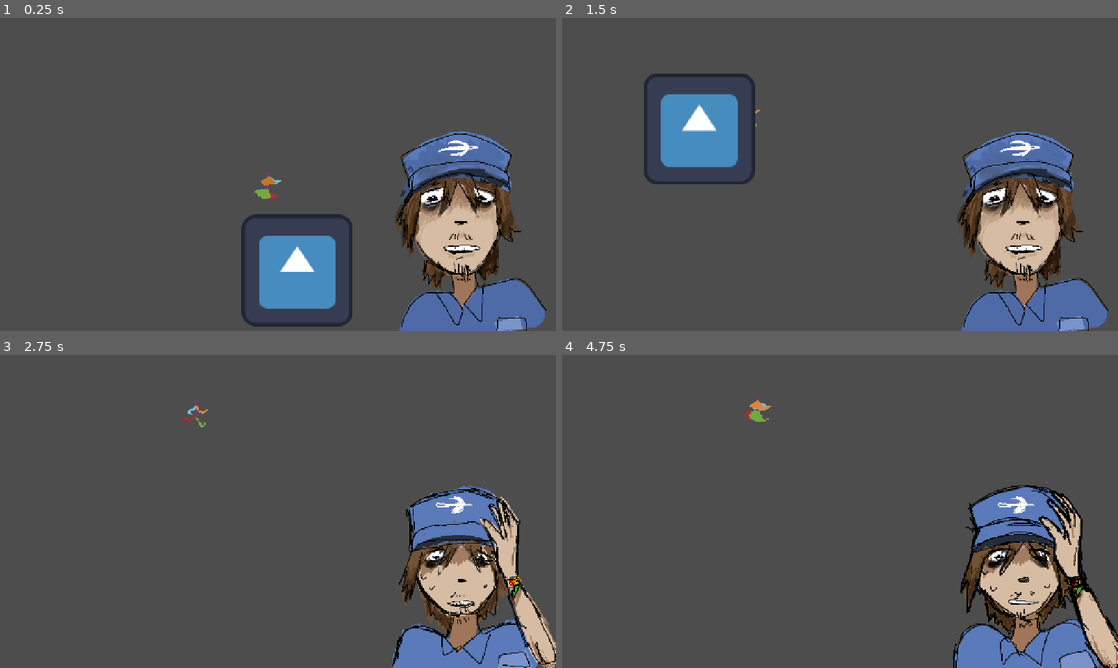
Above: before the commit, frames 1-4 (two rows, left to right).
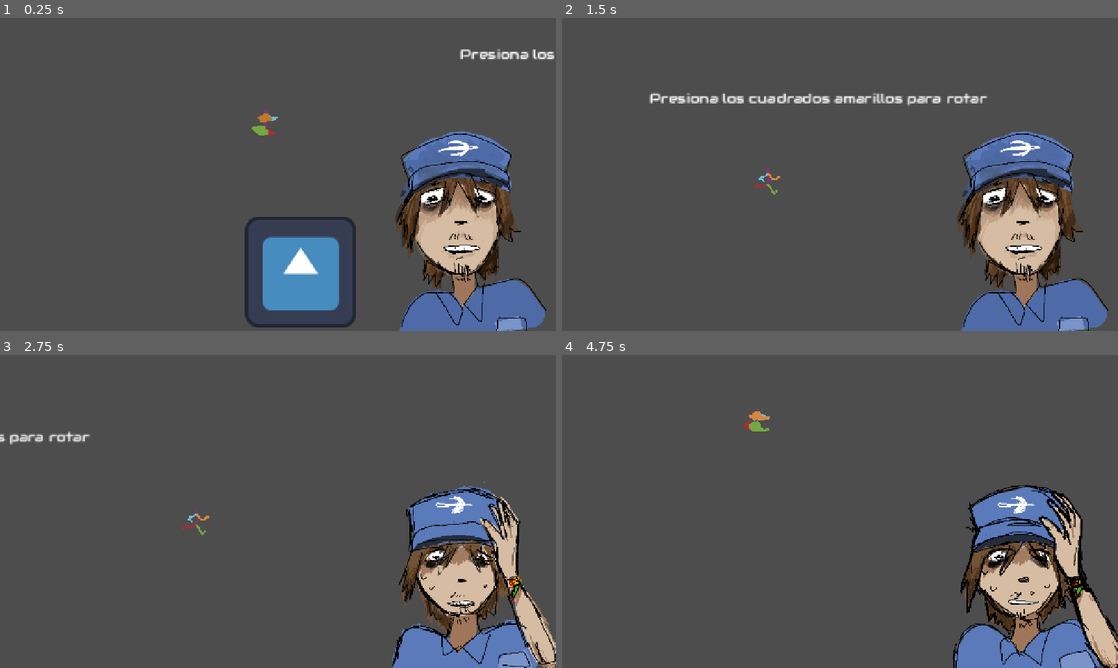
Above: after the commit, the same moments.

Repository: ActivePowah/ONIET-30-ODV
Game: Godot game, scene res://sistemas/overworld/overworld.tscn
Same seed, same stepped clock (60 frames per second), same inputs: the game is played once before the commit and once after it. The engine's default icon, where the game draws it, is replaced by a stand-in: a white triangle on a blue panel in a dark square. Sound files missing from this copy of the repository are replaced by a short silence.
Inputs (mouse positions are in pixels of both pictures, inside the frame that each line leads up to):
- Up to frame 1 (0.25 s): no input
- Up to frame 2 (1.5 s): move the mouse to (962, 158) at 0.52 s; press the mouse at (962, 158) at 0.53 s; move the mouse to (728, 190) at 1.27 s; release the mouse at (728, 190) at 1.28 s; click (728, 190) at 1.35 s
- Up to frame 3 (2.75 s): move the mouse to (333, 442) at 2.02 s; press the mouse at (333, 442) at 2.03 s
- Up to frame 4 (4.75 s): move the mouse to (812, 574) at 2.77 s; release the mouse at (812, 574) at 2.78 s; click (812, 574) at 2.85 s; move the mouse to (1006, 558) at 3.52 s; press the mouse at (1006, 558) at 3.53 s; move the mouse to (673, 464) at 4.27 s; release the mouse at (673, 464) at 4.28 s; click (673, 464) at 4.35 s

The runs differ from the first frame. In frame 1, 2.3% of the frame differs, in the area x 43-100%, y 10-99%; in frame 2, 5.1%, in the area x 14-77%, y 17-57%; in frame 3, 0.5%; in frame 4, 0.3%.

Commit message:
Pequeños cambios

Diff:
--- a/borrame.gd
+++ /dev/null
@@ -1,2 +0,0 @@
-extends Node
-class_name Jugador
--- a/node_2d.tscn
+++ b/node_2d.tscn
@@ -1,11 +1,10 @@
 [gd_scene format=3 uid="uid://bm3yvj77u550m"]
 
-[ext_resource type="PackedScene" uid="uid://b6h7ca5jlb13l" path="res://obstaculo_base.tscn" id="2_0e48y"]
-[ext_resource type="PackedScene" uid="uid://msqg6jg0oyxt" path="res://interfaz/efectos_agarrando.tscn" id="2_epypp"]
+[ext_resource type="Texture2D" uid="uid://dgnw30f7ktenk" path="res://assets/sprites/nivelador.png" id="3_epypp"]
 
 [node name="Node2D" type="Node2D" unique_id=318445325]
 
-[node name="ObstaculoBase2" parent="." unique_id=778697240 instance=ExtResource("2_0e48y")]
-position = Vector2(710, 393)
-
-[node name="EffectosAgarrando" parent="." unique_id=756627589 instance=ExtResource("2_epypp")]
+[node name="Sprite2D2" type="Sprite2D" parent="." unique_id=999244078]
+position = Vector2(708, 392)
+scale = Vector2(0.6233885, 0.6233886)
+texture = ExtResource("3_epypp")
--- a/project.godot
+++ b/project.godot
@@ -22,9 +22,6 @@
 [autoload]
 
 AudioManager="*uid://ddtkjvfb2mna8"
-
-[autoload]
-
 Mano="*uid://u3lnb1km2dtu"
 
 [display]
--- a/sistemas/overworld/nivel_1.tscn
+++ b/sistemas/overworld/nivel_1.tscn
@@ -8,13 +8,27 @@
 spawn = NodePath("Marker2D")
 
 [node name="Marker2D" type="Marker2D" parent="." unique_id=1207990717]
+position = Vector2(-10, -182)
 
 [node name="StaticBody2D" type="StaticBody2D" parent="." unique_id=82479227]
 
 [node name="CollisionPolygon2D" type="CollisionPolygon2D" parent="StaticBody2D" unique_id=1736141151]
 position = Vector2(6, 52)
-polygon = PackedVector2Array(-47, -33, 64, -48, 102, 144, -69, 149)
+polygon = PackedVector2Array(-284, -72, 170, -60, 291, -103, 763, -107, 967.2954, 6.0488586, 1016, 33, 360, 141, -69, 149)
+
+[node name="StaticBody2D2" type="StaticBody2D" parent="." unique_id=546940838]
+
+[node name="CollisionPolygon2D" type="CollisionPolygon2D" parent="StaticBody2D2" unique_id=820356451]
+position = Vector2(442, 157)
+polygon = PackedVector2Array(937, -235, 971, -397, 737, -267, 528, -241, 707, -184)
 
 [node name="Icon" type="Sprite2D" parent="." unique_id=181746568]
 position = Vector2(91, 88)
 texture = ExtResource("2_j7yn2")
+
+[node name="Label" type="Label" parent="." unique_id=385155061]
+offset_left = 274.0
+offset_top = -173.0
+offset_right = 663.0
+offset_bottom = -49.0
+text = "Presiona los cuadrados amarillos para rotar"
--- a/sistemas/overworld/overworld.gd
+++ b/sistemas/overworld/overworld.gd
@@ -7,8 +7,7 @@
 
 func _ready() -> void:
 	cambiar_nivel(0)
-	await get_tree().create_timer(1).timeout
-	cambiar_nivel(1)
+
 func cambiar_nivel(numero : int):
 	if nivel_ahora:
 		nivel_ahora.queue_free()
--- a/sistemas/overworld/overworld.tscn
+++ b/sistemas/overworld/overworld.tscn
@@ -5,6 +5,7 @@
 [ext_resource type="PackedScene" uid="uid://bhb2vks51b4tk" path="res://sistemas/overworld/cara_canvas.tscn" id="2_cvmmj"]
 [ext_resource type="PackedScene" uid="uid://8s3jkcccq1g8" path="res://sistemas/overworld/nivel_1.tscn" id="2_qwgsk"]
 [ext_resource type="PackedScene" uid="uid://cm8fa48k0t7ck" path="res://sistemas/overworld/nivel_2.tscn" id="3_si76k"]
+[ext_resource type="PackedScene" uid="uid://msqg6jg0oyxt" path="res://interfaz/efectos_agarrando.tscn" id="6_x56mk"]
 
 [node name="Overworld" type="Node2D" unique_id=1776306393 node_paths=PackedStringArray("jugador")]
 script = ExtResource("1_06812")
@@ -13,6 +14,8 @@
 
 [node name="CaraCanvas" parent="." unique_id=415942711 instance=ExtResource("2_cvmmj")]
 
+[node name="EffectosAgarrando" parent="." unique_id=756627589 instance=ExtResource("6_x56mk")]
+
 [node name="Jugador" parent="." unique_id=870915588 node_paths=PackedStringArray("camara") instance=ExtResource("1_c2dhu")]
 camara = NodePath("Camera2D")
 
Not shown, removed: borrame.gd.uid
Not shown, removed: sistemas/icon.svg.import
